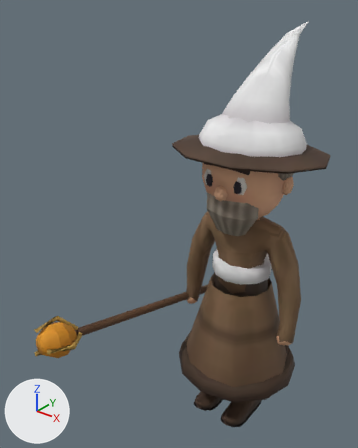
A saved change to the glTF model public/themes/medieval-castle-v2/models/unit/mage.battle.glb.
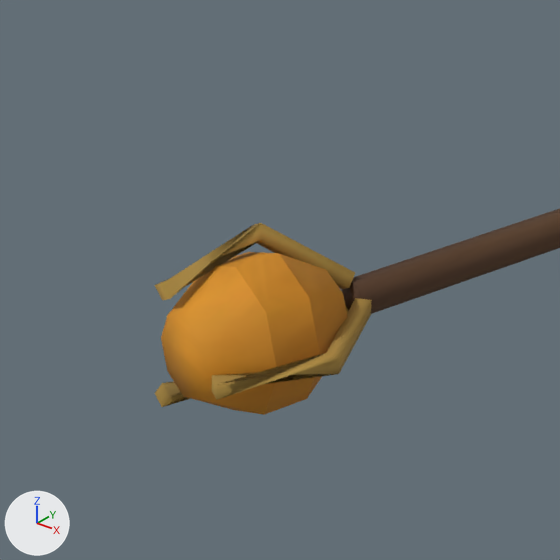
Each version is shown whole from a 50 mm lens placed at (1.199, -2.05, 2.343), pointed at (-0.272, -0.211, 1.203), then close up on the part from 0% to 35% of the width and 60% to 87% of the height. The axes (+X, +Y, +Z) are drawn at lower left. The lights are the same throughout. The first two pictures are the older version. Vertices at exactly the same position are counted once.

In view in the first close-up: 'unit.mage.battle'.
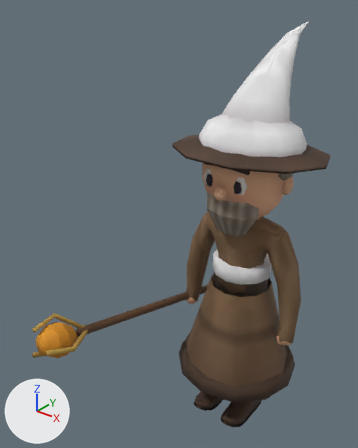
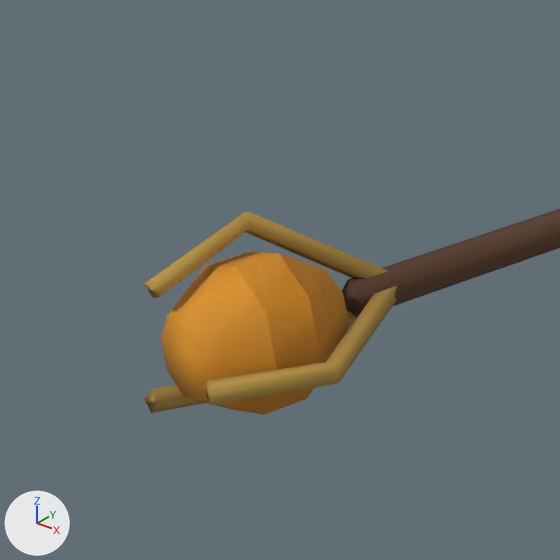
Location of each change, [x1, y1, x2, y2] in pixels of the close-ups (560 x 560 px; the box of a moved part takes in the faces that stretch with it):
```json
{"object": "unit.mage.battle", "change": "reshaped", "before": [155, 209, 560, 415], "after": [144, 209, 560, 415]}
{"part": 1, "of": "me_unit_mage_battle", "change": "moved or reshaped", "before": [155, 223, 372, 407], "after": [144, 212, 397, 413]}
{"part": 2, "of": "me_unit_mage_battle", "change": "surface changed", "before": [155, 241, 355, 313], "after": [144, 229, 388, 321]}
{"part": 3, "of": "me_unit_mage_battle", "change": "recoloured", "before": [155, 223, 400, 407], "after": [144, 212, 400, 413]}
```

Scene script edits in JSON lines:
```json
{"block": "me_unit_mage_battle", "where": "# used by ob_unit_mage_battle; location = (0.0, 0.0, 0.0)"}
{"op": "remove", "block": "me_unit_mage_battle", "code": "me_unit_mage_battle.from_pydata(...)  # 1173 vertices, 2068 faces; spans x -0.54..0.39, y -1.03..0.79, z 0.0..2.17"}
{"op": "add", "block": "me_unit_mage_battle", "code": "me_unit_mage_battle.from_pydata(...)  # 1173 vertices, 2068 faces; spans x -0.54..0.39, y -1.04..0.79, z 0.0..2.17"}
{"block": "me_unit_mage_battle", "change": "me_unit_mage_battle part 1: 36 of 1173 vertices moved; they spanned x -0.51..-0.34, y -1.03..-0.8, z 0.7..0.89 and now span x -0.52..-0.32, y -1.04..-0.76, z 0.69..0.91; mean shift (0.0, 0.01, 0.0); largest move (-0.45, -0.82, 0.78) -> (-0.44, -0.78, 0.78)"}
{"block": "me_unit_mage_battle", "change": "me_unit_mage_battle part 2: 16 kept faces spanning x -0.52..-0.42, y -1.01..-0.76, z 0.7..0.91 get new texture (UV) coordinates"}
{"block": "me_unit_mage_battle", "change": "me_unit_mage_battle part 3: 84 kept faces spanning x -0.54..-0.19, y -1.04..0.79, z 0.49..0.91 get new vertex colours"}
```
